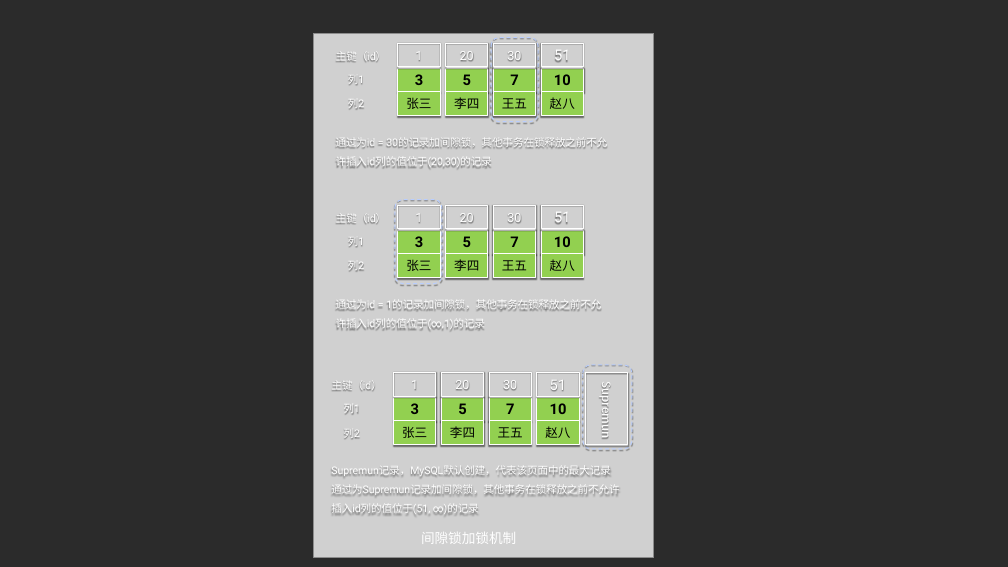
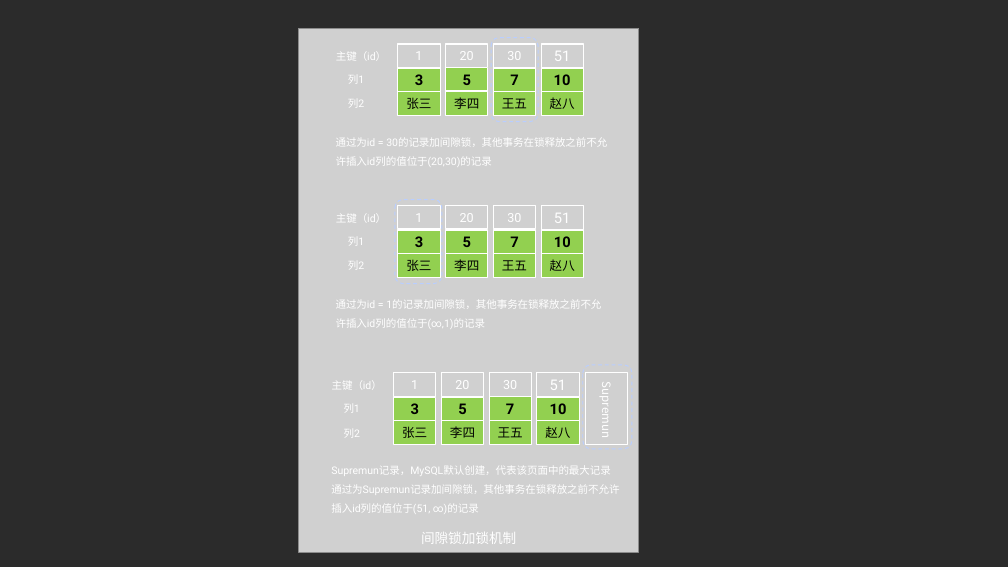
Before and after one commit to caison/java-knowledge-mind-map, a slide deck: slide 2 of 数据库/MySQL锁/配图.pptx (slide 3 before the commit). Drawn at 1008x567 pixels with LibreOffice and Linux fonts; fonts in the diff are those of the drawing; grey boxes stand for pictures; background and template pictures are left out; a plain dark background stands for a picture behind light text. Boxes give left, top, right and bottom in pixels: in the first picture for what was removed or moved away, otherwise in the second. Text is boxed around its words. In the diff, an @@ line names an element or a change of style, - is before the commit and + after.

```diff
--- a/数据库/MySQL锁/配图.pptx
+++ b/数据库/MySQL锁/配图.pptx
@@ picture: place and size @@
-picture at [314,33,654,557]
+picture at [299,28,639,552]
@@ shadow off in 40 elements at [398,68,440,91], [398,91,440,115], [446,91,488,115], [494,68,536,91], [494,91,536,115], [541,68,584,91], [541,91,584,115], [398,230,440,253], [398,254,440,278], [398,205,440,228], [446,254,488,278], [446,205,488,228], [494,230,536,253], [494,254,536,278], [494,205,536,228], [541,230,584,253], [541,254,584,278], [394,397,436,420], [394,421,436,445], [394,372,436,395], [442,397,484,420], [442,421,484,445], [442,372,484,395], [489,421,532,445], [489,372,532,395], [537,397,579,420], [537,421,579,445], [537,372,579,395], [445,230,488,253], [398,44,440,67], [446,44,488,67], [494,44,536,67], [541,44,584,67], [541,206,584,229], [492,38,538,122], [395,200,442,284], [583,365,632,449], [586,373,628,445], [446,67,488,91], [489,396,532,420] @@
@@ rectangle "间隙锁加锁机制": place and size @@
-rectangle "间隙锁加锁机制" at [421,532,516,544]
+rectangle "间隙锁加锁机制" at [341,524,597,552]
```
Also in this commit, not shown: 3 other slides changed, 1 slide added, 4 other files.
